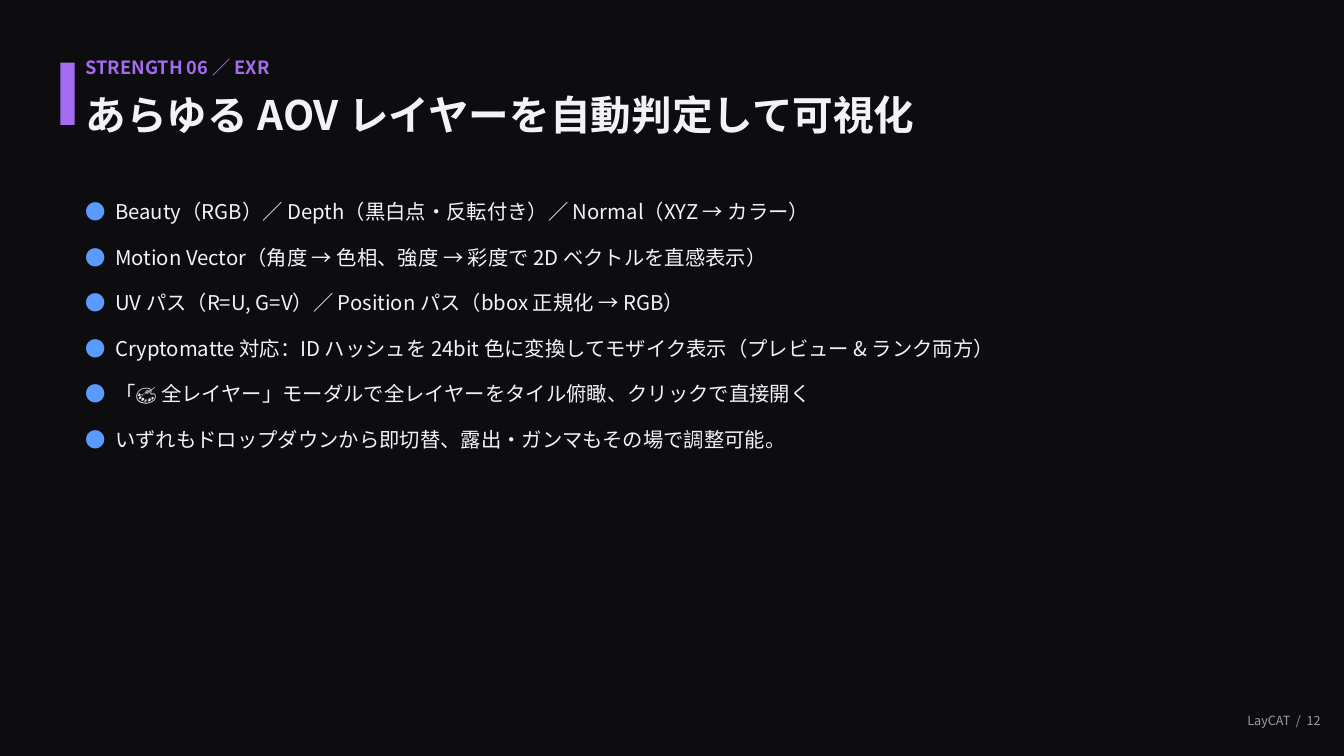
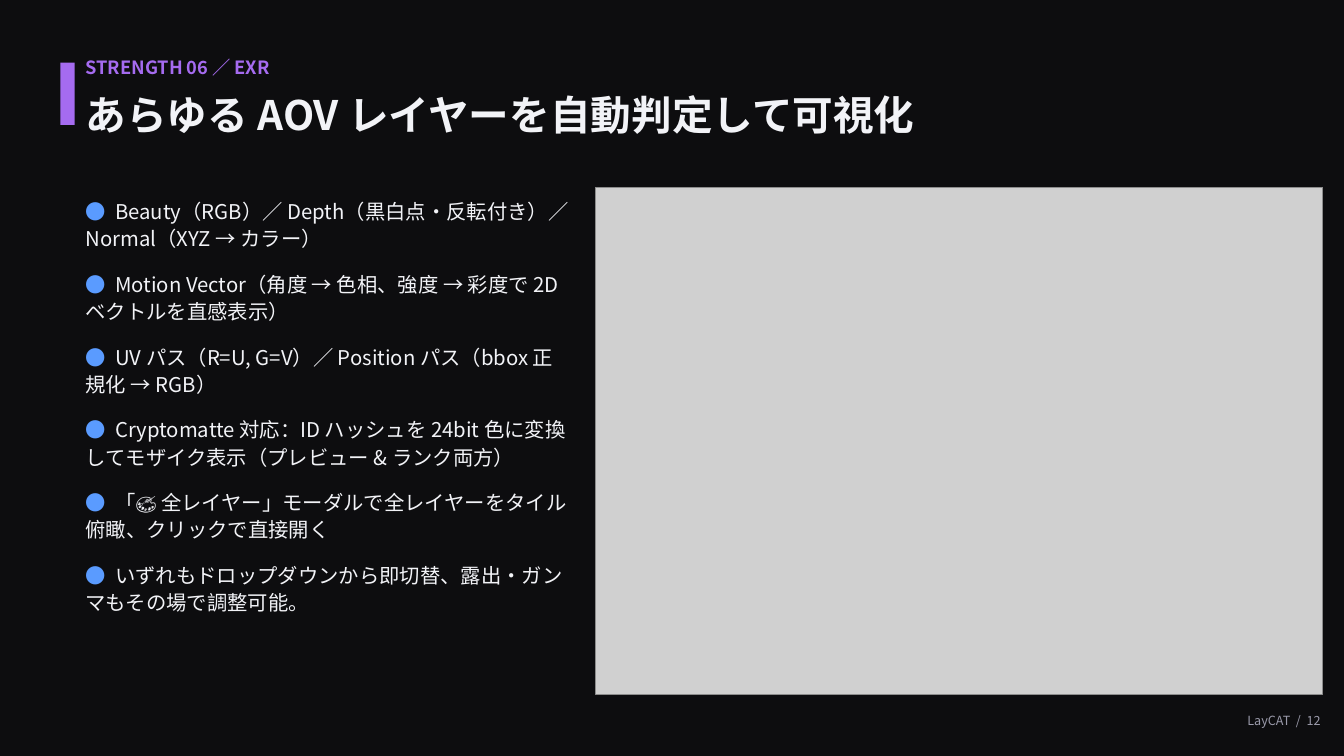
Before and after one commit to ogshaw03/lay_cat, a slide deck: slide 12 of LayCAT_紹介プレゼン.pptx. Drawn at 1344x756 pixels with LibreOffice and Linux fonts; fonts in the diff are those of the drawing; grey boxes stand for pictures. Boxes give left, top, right and bottom in pixels: in the first picture for what was removed or moved away, otherwise in the second. Text is boxed around its words. In the diff, an @@ line names an element or a change of style, - is before the commit and + after.

```diff
--- a/LayCAT_紹介プレゼン.pptx
+++ b/LayCAT_紹介プレゼン.pptx
@@ text "● Beauty（RGB）／ Depth（黒白点・反転付き）／ Normal（XYZ → ..." rewrapped from [115, 201, 994, 449] to [86, 201, 568, 612] @@
@@ picture added at [596, 188, 1324, 695] @@
```
Also in this commit, not shown: 1 other slide changed.
